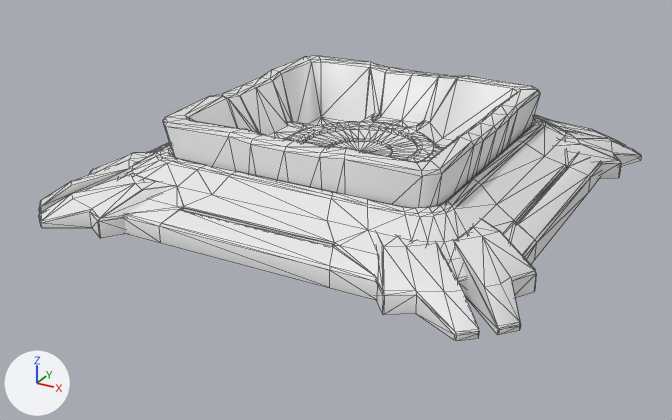
One commit to the Blender file models/p1_cube_button/cube_button.blend: the scene before it, then after it.
Rendered twice from a camera (50 mm lens) standing at (70.4, -136.5, 65.7) and looking at (-1.6, -5.5, 0.1). Arrows for +X, +Y and +Z are at lower left; the lights stay in place. Mesh edges are drawn as thin lines. The same objects are shown in both versions, whatever each file hides. Materials are left out; every surface is plain grey.

The first picture shows 'cube_button_ref'.
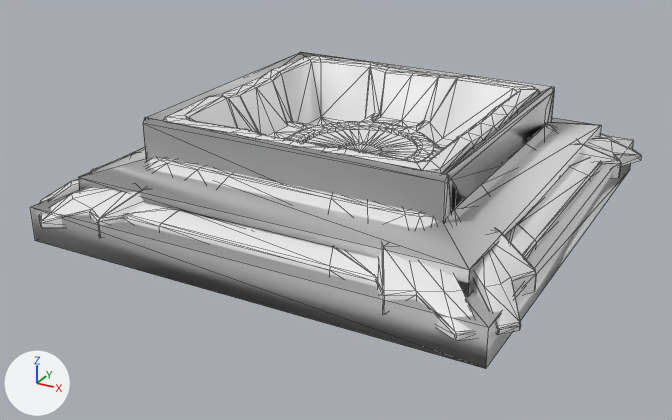
Pixel boxes [x1, y1, x2, y2] of what changed, in the pictures (672 x 420 px):
```json
{"object": "box_socket_physics", "change": "added", "after": [31, 52, 634, 369]}
```

Scene script edits in JSON lines:
```json
{"op": "add", "block": "me_box_socket_physics", "code": ["me_box_socket_physics = bpy.data.meshes.new('box_socket_physics')", "me_box_socket_physics.from_pydata(...)  # 88 vertices, 136 faces; spans x -38.7..38.8, y -39.8..39.7, z 0.0..18.7"]}
{"op": "add", "block": "ob_box_socket_physics", "code": ["ob_box_socket_physics = bpy.data.objects.new('box_socket_physics', me_box_socket_physics)", "ob_box_socket_physics.location = (0.0, 0.0, 0.0)"]}
```
